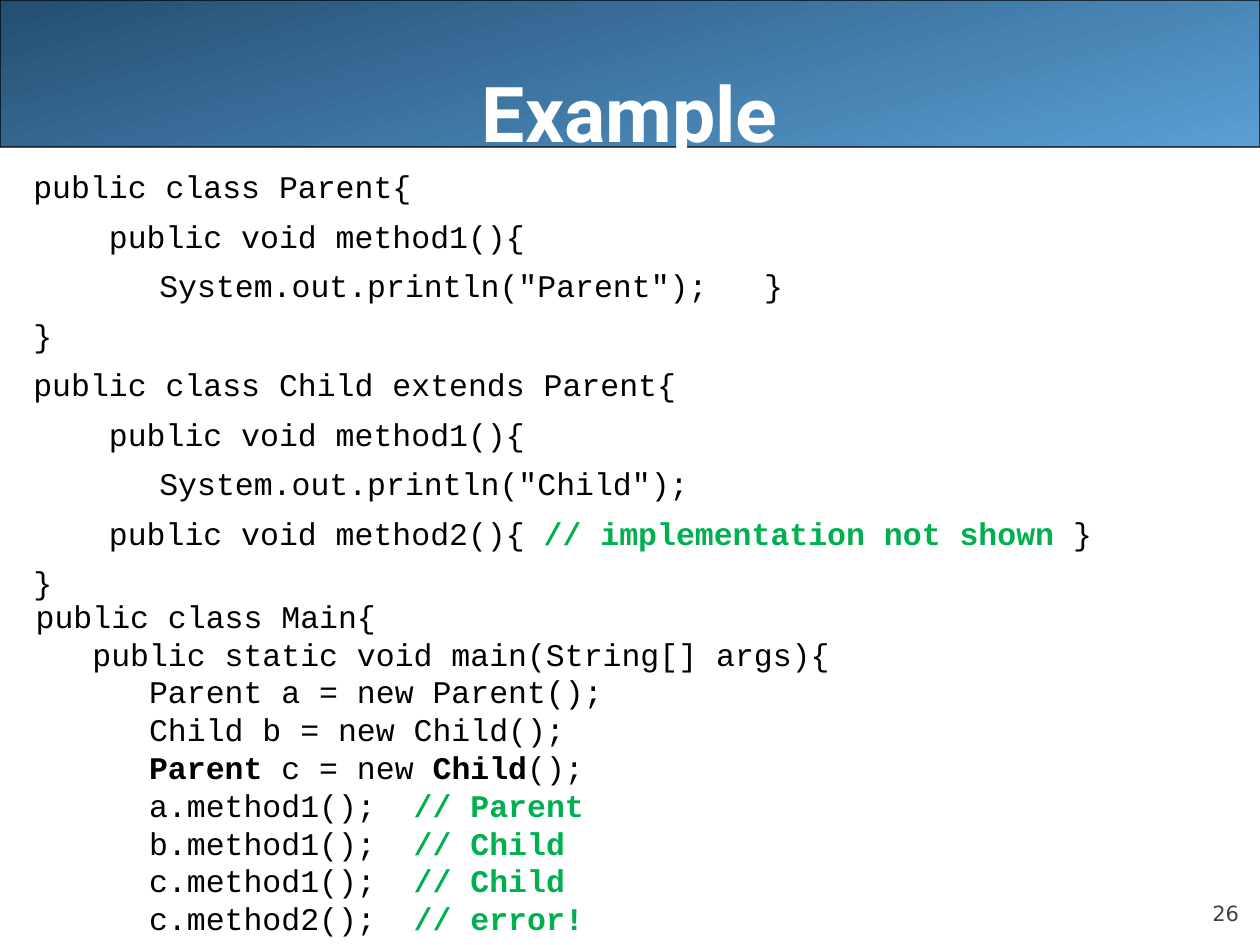
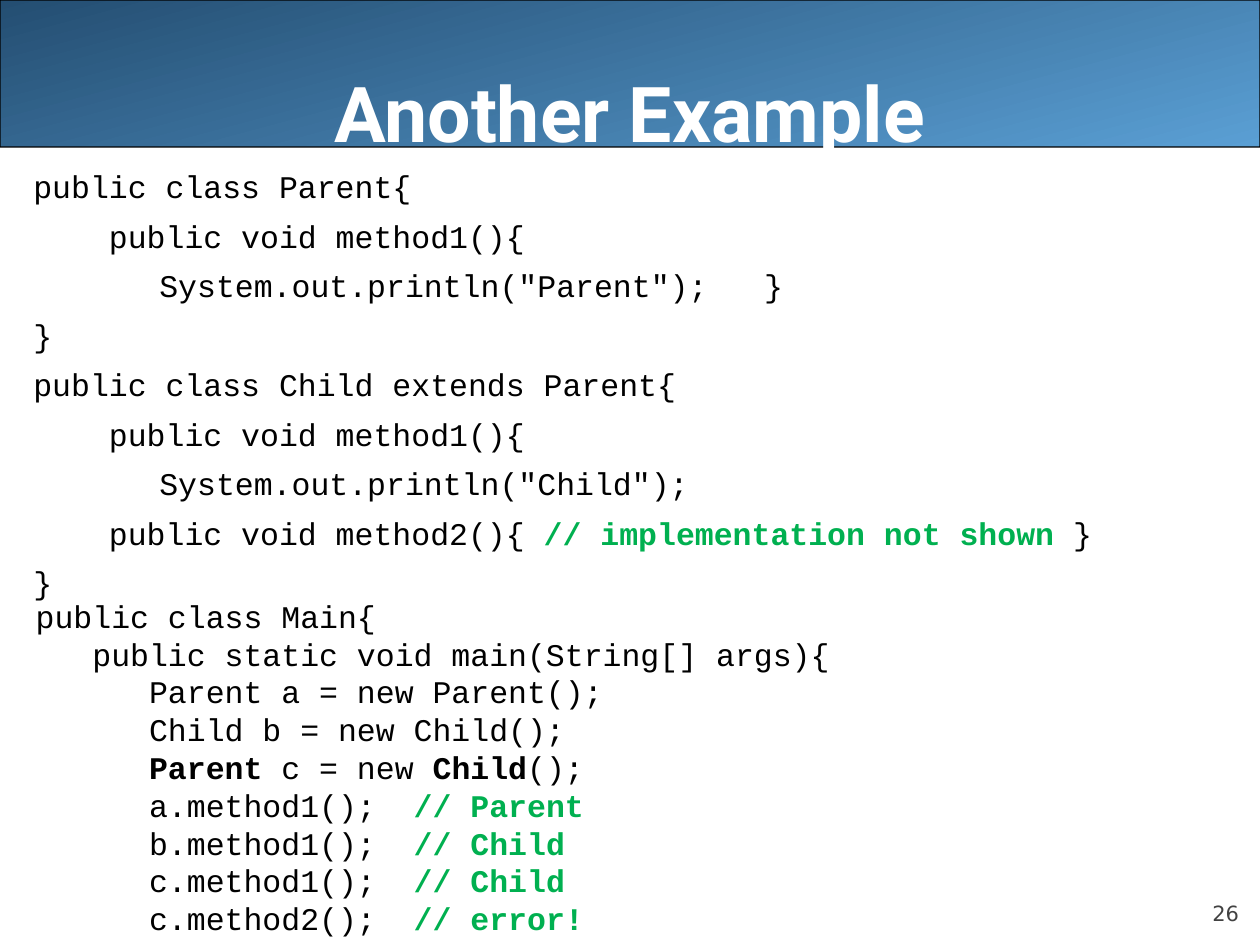
Before and after one commit to LongBaoNguyen/longbaonguyen.github.io, a slide deck: slide 26 of courses/apcsa/lecture21.ppt. Drawn at 1260x945 pixels with LibreOffice and Linux fonts; fonts in the diff are those of the drawing. Boxes give left, top, right and bottom in pixels: in the first picture for what was removed or moved away, otherwise in the second. Text is boxed around its words. In the diff, an @@ line names an element or a change of style, - is before the commit and + after.

```diff
--- a/courses/apcsa/lecture21.ppt
+++ b/courses/apcsa/lecture21.ppt
@@ title at box(334, 84, 925, 159): text changed @@
-Example
+Another Example
```
Also in this commit, not shown: 1 other slide changed, 1 other file.
